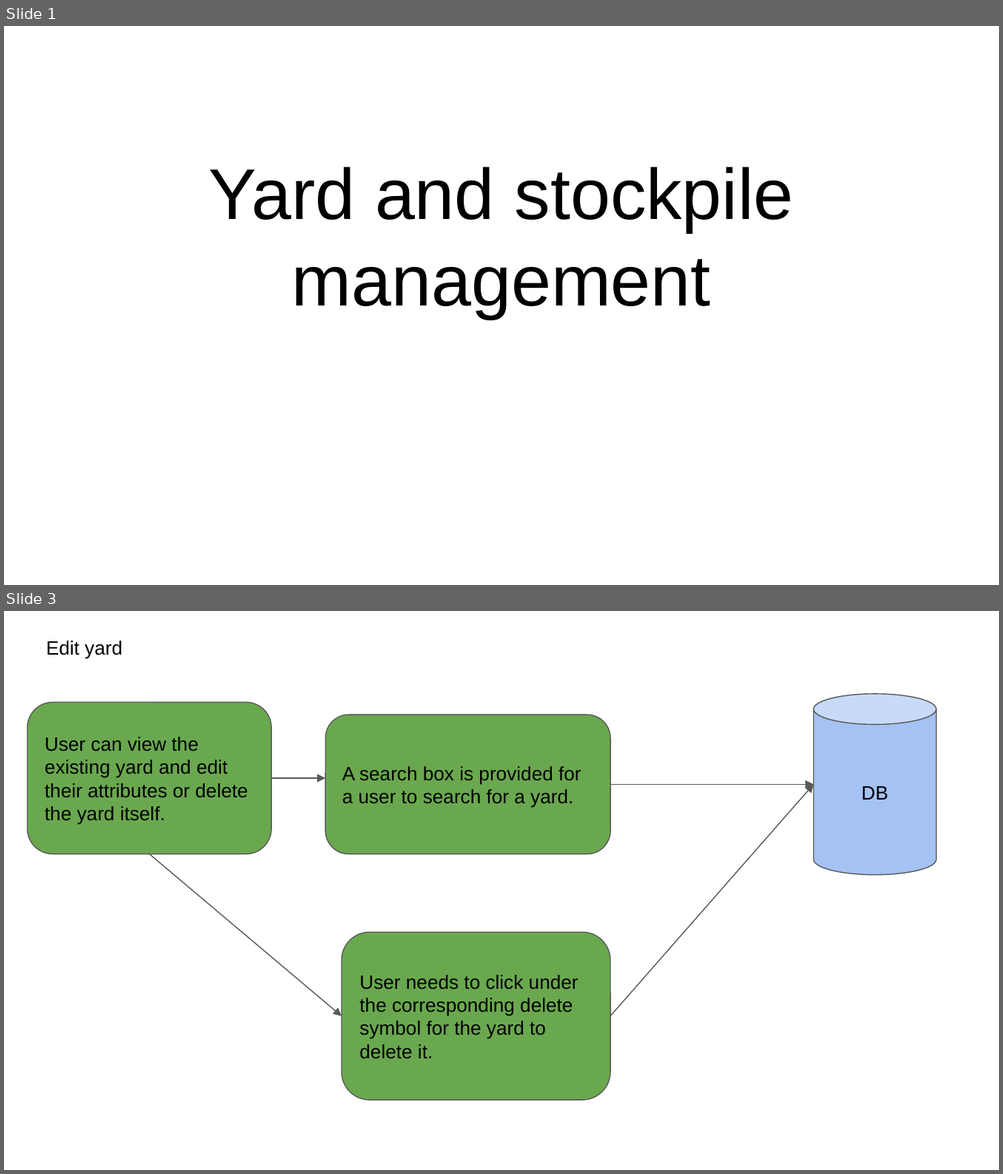
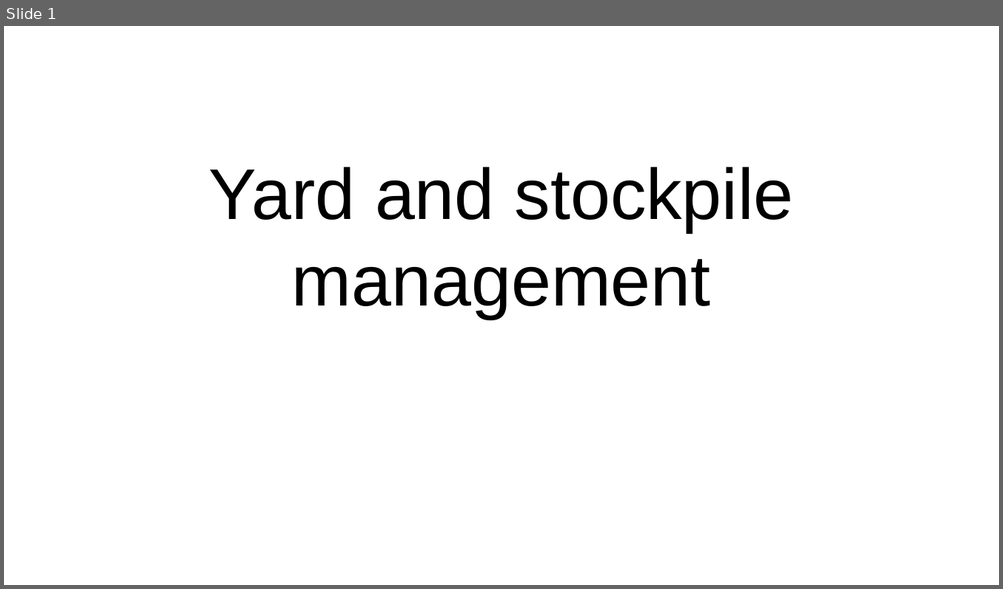
Before and after one commit to elogic-cscts/cscts_srs, a slide deck: Yard_and_Stockpile_SRS/yard-stockpile-flow.pptx. Shown one above the other, each under a label of ours: slides 1 and 3 before the commit, slide 1 after it; the slides between them are not shown. The pictures are 1003x1174 and 1003x589 pixels, drawn with LibreOffice and Linux fonts; fonts in the diff are those of the drawing. Boxes give left, top, right and bottom in pixels: in the first picture for what was removed or moved away, otherwise in the second. Text is boxed around its words. In the diff, an @@ line names an element or a change of style, - is before the commit and + after.

Commit message:
yard, stockpile and WB flow ppt

```diff
--- a/Yard_and_Stockpile_SRS/yard-stockpile-flow.pptx
+++ b/Yard_and_Stockpile_SRS/yard-stockpile-flow.pptx
@@ slide 3 removed at [4,611,999,1170], background #FFFFFF @@
@@ text removed at [46,641,122,659] @@
-Edit yard
@@ cylinder removed at [814,694,936,874] @@
-DB
@@ rounded rectangle removed at [27,703,270,854] @@
-User can view the existing yard and edit their attributes or delete the yard itself.
@@ rounded rectangle removed at [325,715,609,854] @@
-A search box is provided for a user to search for a yard.
@@ arrow removed from (272, 778) to (325, 778) @@
@@ arrow removed from (609, 784) to (814, 784) @@
@@ arrow removed from (609, 1017) to (814, 784) @@
@@ arrow removed from (149, 854) to (341, 1017) @@
@@ rounded rectangle removed at [341,932,609,1100] @@
-User needs to click under the corresponding delete symbol for the yard to delete it.
```
Also in this commit, not shown: 5 slides added, 6 other slides removed, 1 other file.
